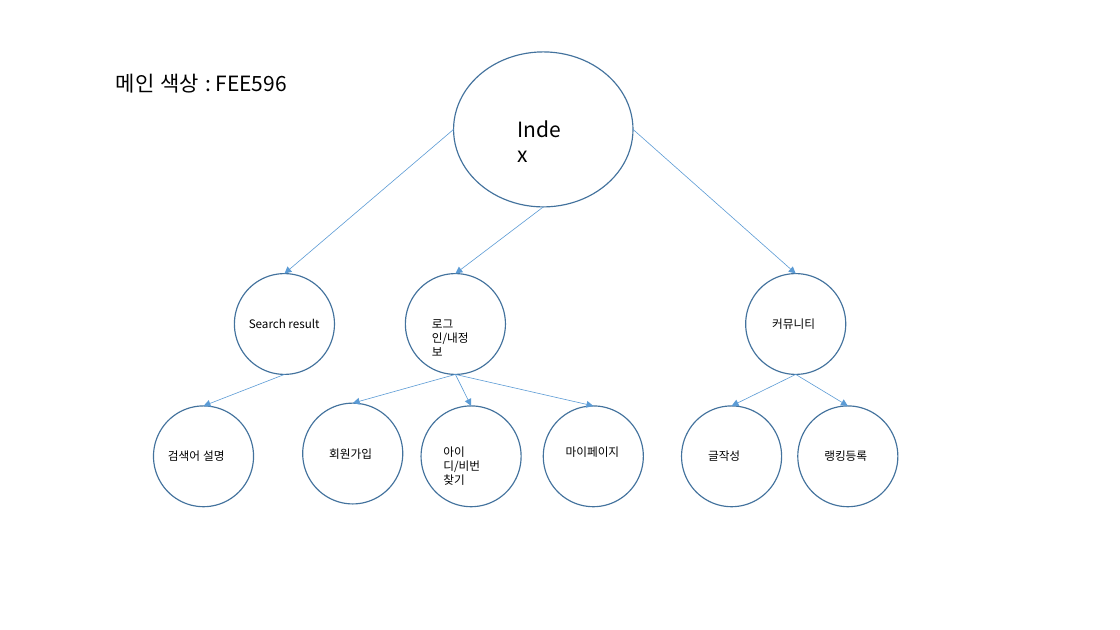
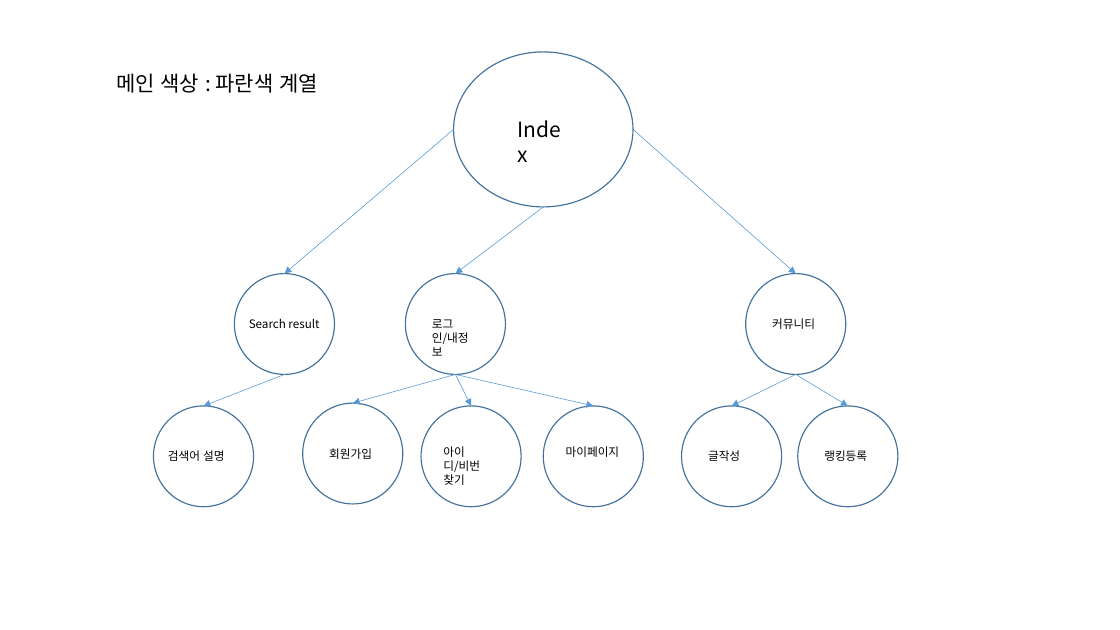
Before and after one commit to What-The-Pork/meeting-log, a slide deck: slide 6 of 5월20일 팀프로젝트 프로토타입.pptx. Drawn at 1120x630 pixels with LibreOffice and Linux fonts; fonts in the diff are those of the drawing. Boxes give left, top, right and bottom in pixels: in the first picture for what was removed or moved away, otherwise in the second. Text is boxed around its words. In the diff, an @@ line names an element or a change of style, - is before the commit and + after.

Commit message:
5월20일팀프로젝트 프로토타입

```diff
--- a/5월20일 팀프로젝트 프로토타입.pptx
+++ b/5월20일 팀프로젝트 프로토타입.pptx
@@ text at bbox=[116, 73, 318, 93]: text changed @@
-메인 색상 : FEE596
+메인 색상 : 파란색 계열
```
